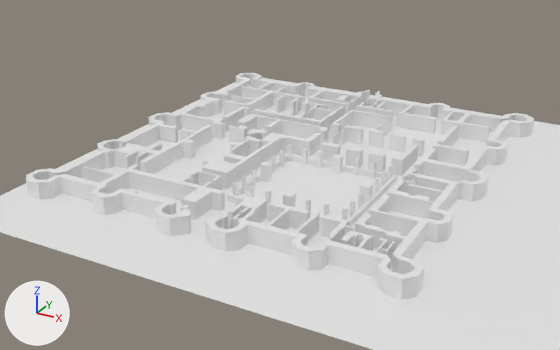
The Blender file castle.blend as it was, and as the next commit left it.
Camera for both pictures: a camera (50 mm lens) standing at (95.1, -69.3, 53.9) and looking at (33.9, 42.0, -1.8). Lighting does not change. The marker at lower left points along +X, +Y and +Z. The older version comes first. Materials are left out; every surface is plain grey.
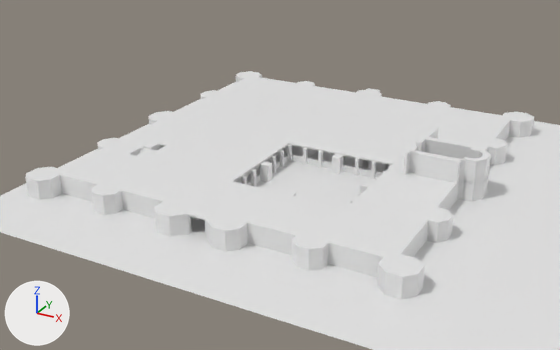
Where the newer file only moved an object's origin or applied its transform, the numbers keep the older frame.

What changed in the scene script:
```text
Change ob_roof1:
    remove ob_roof1.hide_set(True)
Change ob_chapelf2:
    remove ob_chapelf2.hide_set(True)
```

Where the change shows, as pixel boxes (x1, y1, x2, y2) in the pictures (560 x 350 px):
'roof1', shown: after (25, 71, 534, 279)
'ChapelF2', shown: after (403, 127, 491, 184)
